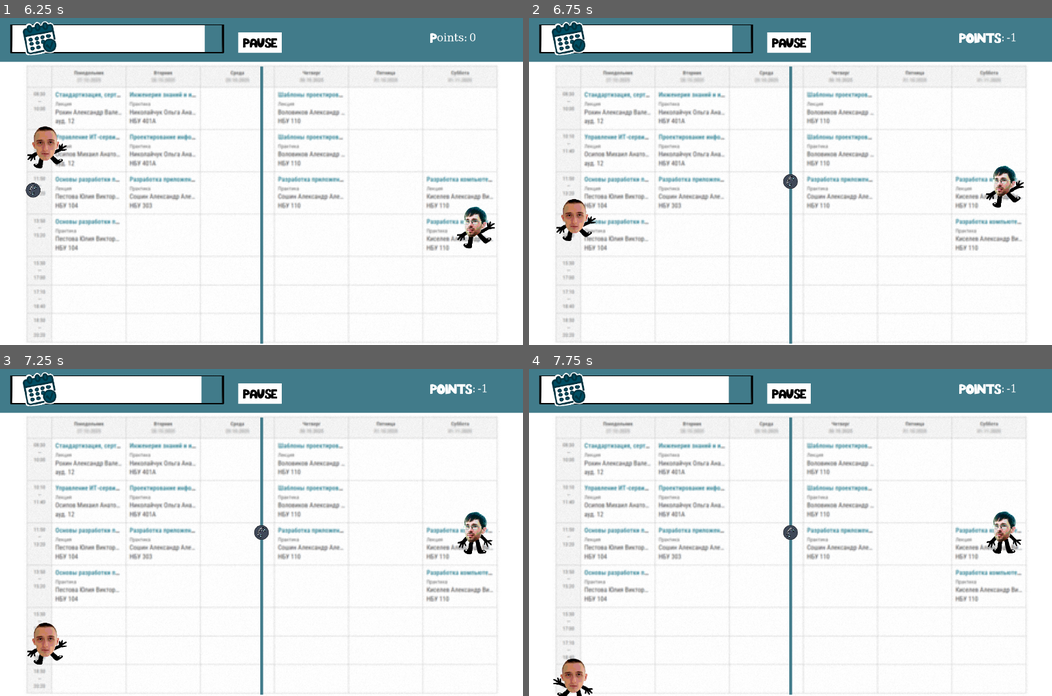
Above: before the commit, frames 1-4 (two rows, left to right).
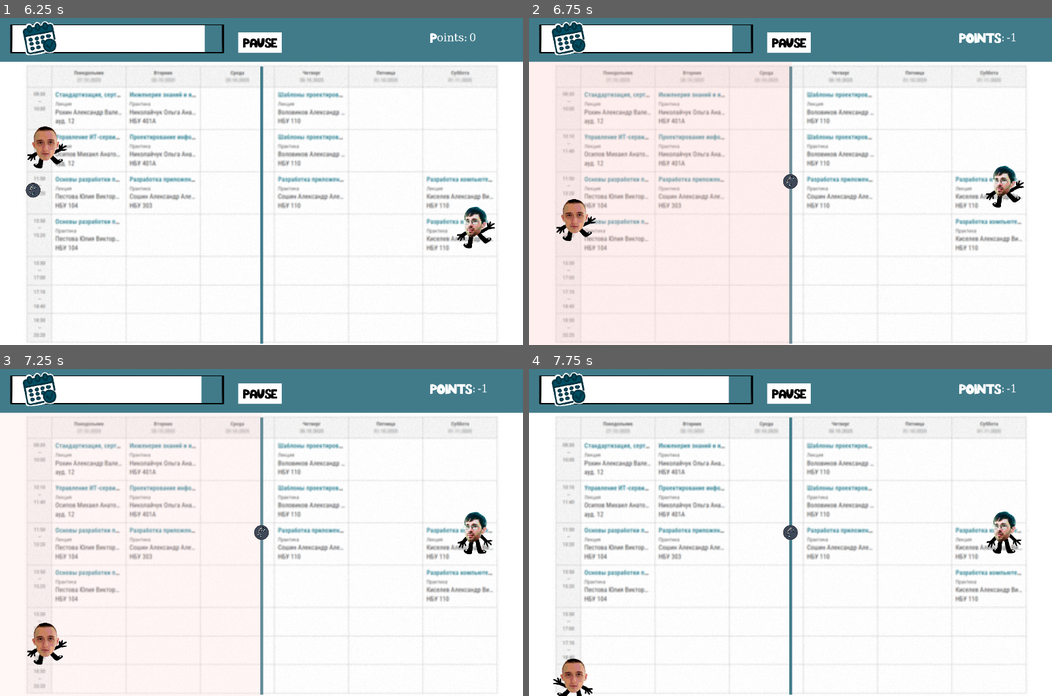
Above: after the commit, the same moments.

Repository: PecherskyDaniil/ForlabsTeamPingPong
Game: Godot game, scene res://scenes/main.tscn
Two runs of this game, one before a commit and one after it. Both use one fixed random seed, a clock stepped at 60 frames per second and the inputs below.
Inputs:
- Up to frame 1 (6.25 s): click "PLAY" at 0.5 s; click "PAUSE" at 1.25 s; click "RESUME" at 2 s; hold Up (ui_up) 2.78-3.53 s; hold Down (ui_down) 3.53-4.28 s; hold Up (ui_up) 4.28-5.78 s; hold Down (ui_down) from 5.78 s (still down)
- Up to frame 2 (6.75 s): keep holding Down (ui_down)
- Up to frame 3 (7.25 s): keep holding Down (ui_down)
- Up to frame 4 (7.75 s): keep holding Down (ui_down)

Frame 1 is identical in both runs. In frame 2, 0.8% of the frame differs, in the area x 10-51%, y 14-100%; in frame 3, 0.5%; in frame 4, nothing differs.

Commit message:
added music and sounds

Diff:
--- a/autoload/MainAutoload.gd
+++ b/autoload/MainAutoload.gd
@@ -17,21 +17,24 @@
 var ball_texture=cat_ball_texture
 var oponent_idle="bos1_idle"
 var oponent_run="bos1_run"
-
+var theme_music="res://audio/PongOST.mp3"
 func change_difficulty(diff:int):
 	if diff<2:
+		theme_music="res://audio/PongOST.mp3"
 		ball_texture=cat_ball_texture
 		oponent_idle="bos1_idle"
 		oponent_run="bos1_run"
 		ball_max_speed=250
 		opponent_max_speed=40
 	elif diff==2:
+		theme_music="res://audio/bebra.mp3"
 		ball_texture=iszf_ball_texture
 		oponent_idle="bos2_idle"
 		oponent_run="bos2_run"
 		ball_max_speed=300
 		opponent_max_speed=50
 	else:
+		theme_music="res://audio/PongOST.mp3"
 		ball_texture=pull_req_ball_texture
 		oponent_idle="bos3_idle"
 		oponent_run="bos3_run"
--- a/scenes/ball.tscn
+++ b/scenes/ball.tscn
@@ -1,7 +1,8 @@
-[gd_scene load_steps=4 format=3 uid="uid://cx3q3gg3eqrw3"]
+[gd_scene load_steps=5 format=3 uid="uid://cx3q3gg3eqrw3"]
 
 [ext_resource type="Script" uid="uid://da0kjoowjlcpi" path="res://scripts/ball_area.gd" id="1_cxlvu"]
 [ext_resource type="Texture2D" uid="uid://7bbq8ttjqdef" path="res://assets/ball/iszf-ball.png" id="2_cxlvu"]
+[ext_resource type="AudioStream" uid="uid://dmpsqnnvb0abm" path="res://audio/skok.mp3" id="3_f7cbr"]
 
 [sub_resource type="CircleShape2D" id="CircleShape2D_7s4qf"]
 radius = 1.0
@@ -19,4 +20,7 @@
 scale = Vector2(1.2, 1.2)
 shape = SubResource("CircleShape2D_7s4qf")
 
+[node name="AudioStreamPlayer" type="AudioStreamPlayer" parent="."]
+stream = ExtResource("3_f7cbr")
+
 [connection signal="area_entered" from="BallArea" to="BallArea" method="_on_area_entered"]
--- a/scenes/playground.tscn
+++ b/scenes/playground.tscn
@@ -10,6 +10,7 @@
 [ext_resource type="PackedScene" uid="uid://c8sxux6c2j3ia" path="res://scenes/results.tscn" id="7_emj6c"]
 [ext_resource type="Theme" uid="uid://blm255deewpdu" path="res://themes/buttons_theme.tres" id="7_x1amm"]
 [ext_resource type="Texture2D" uid="uid://7xb7ap2wddou" path="res://assets/interface/progress-bar.png" id="9_2q4k0"]
+[ext_resource type="AudioStream" uid="uid://p5d3ae47nc2h" path="res://audio/PongOST.mp3" id="11_2bfhc"]
 
 [sub_resource type="LabelSettings" id="LabelSettings_2q4k0"]
 font = ExtResource("6_mrac1")
@@ -17,6 +18,98 @@
 
 [sub_resource type="RectangleShape2D" id="RectangleShape2D_2bfhc"]
 size = Vector2(1440, 120)
+
+[sub_resource type="Animation" id="Animation_2bfhc"]
+resource_name = "idle"
+tracks/0/type = "value"
+tracks/0/imported = false
+tracks/0/enabled = true
+tracks/0/path = NodePath("loserect:color")
+tracks/0/interp = 1
+tracks/0/loop_wrap = true
+tracks/0/keys = {
+"times": PackedFloat32Array(0),
+"transitions": PackedFloat32Array(1),
+"update": 0,
+"values": [Color(1, 1, 1, 0)]
+}
+tracks/1/type = "value"
+tracks/1/imported = false
+tracks/1/enabled = true
+tracks/1/path = NodePath("winrect:color")
+tracks/1/interp = 1
+tracks/1/loop_wrap = true
+tracks/1/keys = {
+"times": PackedFloat32Array(0),
+"transitions": PackedFloat32Array(1),
+"update": 0,
+"values": [Color(1, 1, 1, 0)]
+}
+
+[sub_resource type="Animation" id="Animation_osidk"]
+length = 0.001
+tracks/0/type = "value"
+tracks/0/imported = false
+tracks/0/enabled = true
+tracks/0/path = NodePath("loserect:color")
+tracks/0/interp = 1
+tracks/0/loop_wrap = true
+tracks/0/keys = {
+"times": PackedFloat32Array(0),
+"transitions": PackedFloat32Array(1),
+"update": 0,
+"values": [Color(1, 1, 1, 0)]
+}
+tracks/1/type = "value"
+tracks/1/imported = false
+tracks/1/enabled = true
+tracks/1/path = NodePath("winrect:color")
+tracks/1/interp = 1
+tracks/1/loop_wrap = true
+tracks/1/keys = {
+"times": PackedFloat32Array(0),
+"transitions": PackedFloat32Array(1),
+"update": 0,
+"values": [Color(1, 1, 1, 0)]
+}
+
+[sub_resource type="Animation" id="Animation_rlvb3"]
+resource_name = "win"
+tracks/0/type = "value"
+tracks/0/imported = false
+tracks/0/enabled = true
+tracks/0/path = NodePath("winrect:color")
+tracks/0/interp = 1
+tracks/0/loop_wrap = true
+tracks/0/keys = {
+"times": PackedFloat32Array(0, 0.5, 1),
+"transitions": PackedFloat32Array(1, 1, 1),
+"update": 0,
+"values": [Color(1, 1, 1, 0), Color(1, 0.630504, 0.598664, 0.462745), Color(1, 0.631373, 0.6, 0)]
+}
+
+[sub_resource type="Animation" id="Animation_k63md"]
+resource_name = "lose"
+tracks/0/type = "value"
+tracks/0/imported = false
+tracks/0/enabled = true
+tracks/0/path = NodePath("loserect:color")
+tracks/0/interp = 1
+tracks/0/loop_wrap = true
+tracks/0/keys = {
+"times": PackedFloat32Array(0, 0.5, 1),
+"transitions": PackedFloat32Array(1, 1, 1),
+"update": 0,
+"values": [Color(1, 1, 1, 0), Color(1, 0.582091, 0.551821, 0.447059), Color(1, 1, 1, 0)]
+}
+
+[sub_resource type="AnimationLibrary" id="AnimationLibrary_fn4oh"]
+_data = {
+&"RESET": SubResource("Animation_osidk"),
+&"idle": SubResource("Animation_2bfhc"),
+&"lose": SubResource("Animation_k63md"),
+&"win": SubResource("Animation_rlvb3")
+}
 
 [node name="Playground" type="Node2D"]
 script = ExtResource("1_q8s1k")
@@ -30,6 +123,19 @@
 position = Vector2(720, 452)
 scale = Vector2(1, 1.00444)
 texture = ExtResource("2_emj6c")
+
+[node name="loserect" type="ColorRect" parent="."]
+offset_top = 120.0
+offset_right = 723.0
+offset_bottom = 904.0
+color = Color(1, 1, 1, 0)
+
+[node name="winrect" type="ColorRect" parent="."]
+offset_left = 722.0
+offset_top = 118.0
+offset_right = 1441.0
+offset_bottom = 905.0
+color = Color(1, 1, 1, 0)
 
 [node name="Ball" parent="." instance=ExtResource("2_kddj0")]
 position = Vector2(720, 450)
@@ -103,5 +209,17 @@
 position = Vector2(720, 60)
 shape = SubResource("RectangleShape2D_2bfhc")
 
+[node name="AudioStreamPlayer" type="AudioStreamPlayer" parent="."]
+process_mode = 3
+stream = ExtResource("11_2bfhc")
+volume_db = -10.0
+autoplay = true
+parameters/looping = true
+
+[node name="AnimationPlayer" type="AnimationPlayer" parent="."]
+libraries = {
+&"": SubResource("AnimationLibrary_fn4oh")
+}
+
 [connection signal="pressed" from="PauseButton" to="." method="_on_pause_button_pressed"]
 [connection signal="end_pause" from="pause" to="." method="_on_pause_end_pause"]
--- a/scripts/ball_area.gd
+++ b/scripts/ball_area.gd
@@ -10,7 +10,7 @@
 @onready var window = get_parent().get_window()
 @onready var size = get_node("CollisionBall").shape.radius
 @onready var ball_sprite=get_node("BallSprite")
-
+@onready var audio_player:AudioStreamPlayer=get_parent().get_node("AudioStreamPlayer")
 var last_winner:bool=false
 
 func _ready()-> void:
@@ -40,8 +40,10 @@
 		left_win.emit()
 	if global_position.y > (window.size.y - size):
 		velocity.y *=-1
+		audio_player.play(0.0)
 	if global_position.y < size + 130.0:
 		velocity.y *=-1
+		audio_player.play(0.0)
 	#Попадание в ворота бота
 	if global_position.x < size:
 		last_winner=false
@@ -51,6 +53,7 @@
 
 func _on_area_entered(area:Area2D)->void:
 	if area==rocketarea or area==oparea:
+		audio_player.play(0.0)
 		angular_velocity = rng.randf_range(0.1,0.5)
 		velocity.x*=-1
 		velocity.y=rng.randi_range(-MainAutoload.ball_max_speed,MainAutoload.ball_max_speed)
--- a/scripts/playground.gd
+++ b/scripts/playground.gd
@@ -10,8 +10,12 @@
 @onready var pause_scene=$pause
 @onready var results_scene=get_node("Results")
 @onready var time_rect=get_node("TimeBarRect")
-
+@onready var audio_player:AudioStreamPlayer=get_node("AudioStreamPlayer")
+@onready var anim_player:AnimationPlayer=get_node("AnimationPlayer")
 func _ready():
+	audio_player.stream=load(MainAutoload.theme_music)
+	audio_player.play()
+	anim_player.play("idle")
 	$Timer.wait_time=MainAutoload.PLAYTIME
 	$Timer.start()
 	ball.left_win.connect(player_win)
@@ -35,10 +39,13 @@
 
 #Засчитать очко игроку
 func player_win():
+	anim_player.play("win")
 	player_points+=1
 	player_label.text="POINTS: " + str(player_points)
+	#audio_player.stream=
 #Засчитать очко боту
 func op_win():
+	anim_player.play("lose")
 	player_points-=1
 	player_label.text="POINTS: " + str(player_points)
 
Not shown, added: audio/PongOST.mp3.import
Not shown, added: audio/bebra.mp3.import
Not shown, added: audio/skok.mp3.import
Not shown: 1 places in scenes/playground.tscn that only renumber resources
Not shown, added: audio/PongOST.mp3
Not shown, added: audio/bebra.mp3
Not shown, added: audio/skok.mp3
